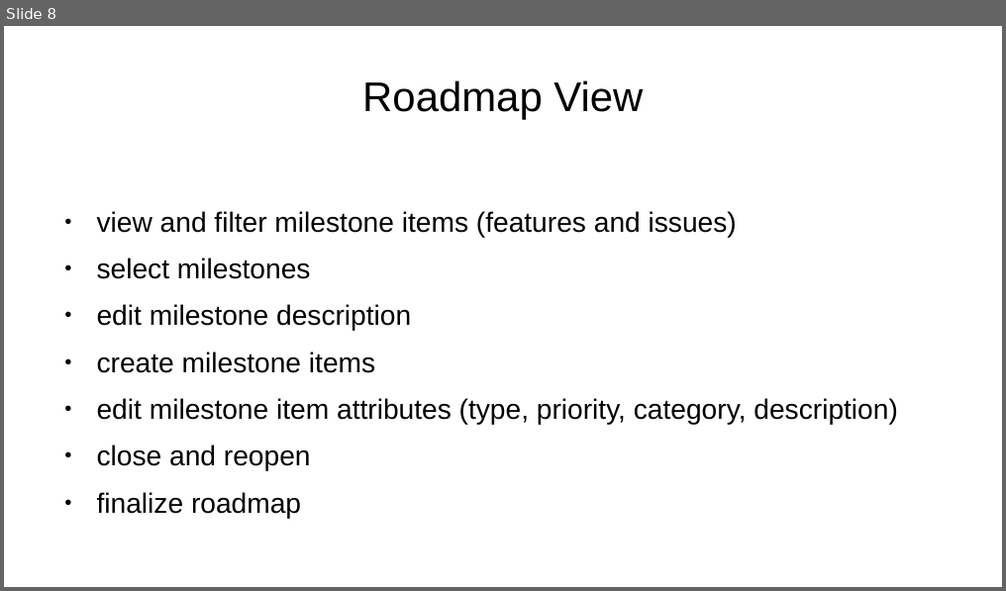
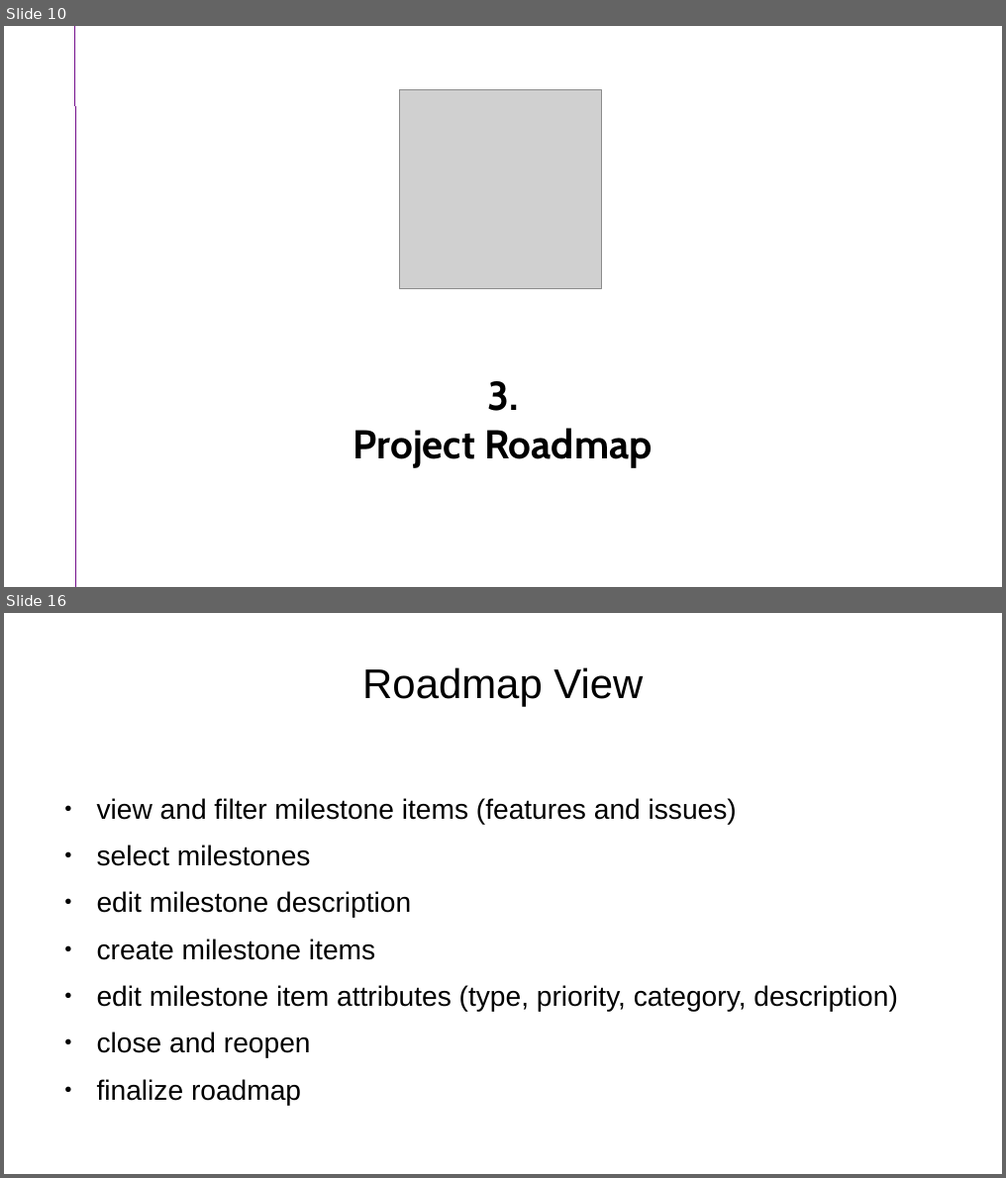
Before and after one commit to skriticos/nelia1, a slide deck: video/nelia1-presentation.odp. Shown one above the other, each under a label of ours: slide 8 before the commit, slides 10 and 16 after it; the slides between them are not shown. The pictures are 1006x591 and 1006x1178 pixels, drawn with LibreOffice and Linux fonts; fonts in the diff are those of the drawing; grey boxes stand for pictures. Boxes give left, top, right and bottom in pixels: in the first picture for what was removed or moved away, otherwise in the second. Text is boxed around its words. In the diff, an @@ line names an element or a change of style, - is before the commit and + after.

```diff
--- a/video/nelia1-presentation.odp
+++ b/video/nelia1-presentation.odp
@@ slide 10 added at <box>4,26,1002,587</box>, background #FFFFFF @@
@@ line added from (75, 26) to (75, 587), #74108C 0 pt @@
@@ picture added at <box>400,90,602,289</box> @@
@@ subtitle added at <box>353,381,652,469</box>, 32 pt, text #000000, bold @@
+3.
+Project Roadmap
@@ what was slide 8 is now slide 16 @@
```
Also in this commit, not shown: 3 slides changed, 12 other slides added, 5 slides removed.
